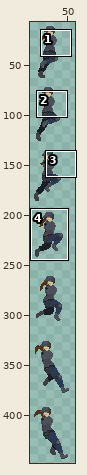
Sprite sheet -- Assets/Art/2D/Animations/Characters/Stealth Master/Base/Jump/Initiate/SM_BDY_Jump_RV.png. The first picture is a wide view before the edit; the outline marks the close-up.
Close-up. Before the edit:
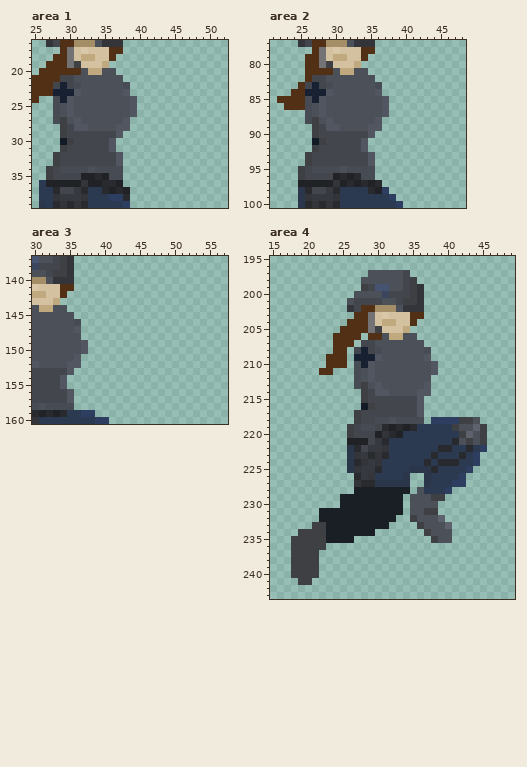
The file is 64x448 pixels. Colours within 5 levels of each other are drawn and written as one. Shown: area 1: x 25..52, y 16..39; area 2: x 21..48, y 77..100; area 3: x 30..57, y 137..160; area 4: x 15..49, y 195..243. The wide view leaves out empty margins. The commit also changed other parts of the picture, which this record leaves out.
After:
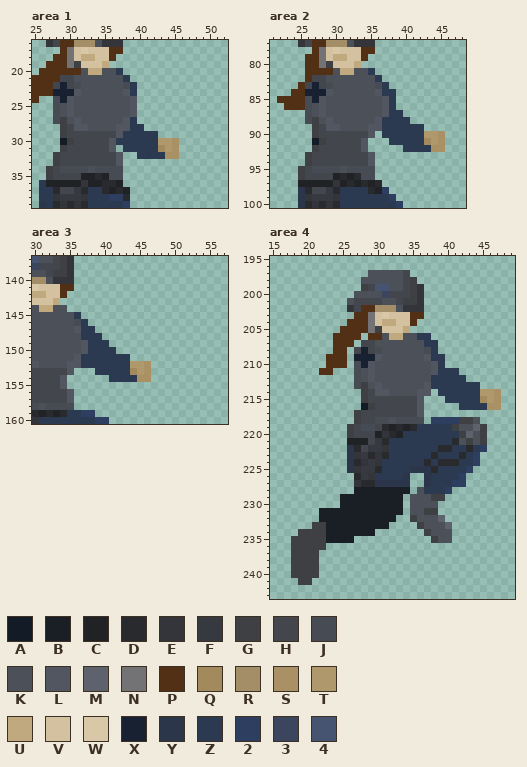
Palette (. is transparent): A #131b27  B #1a1e25  C #212225  D #292a2d  E #33353a  F #373940  G #3f4043  H #43464d  J #474b53  K #4c5059  L #525661  M #5d626d  N #737376  P #513016  Q #a28a5c  R #a38e67  S #a99165  T #b0986d  U #c0a97f  V #d3c19f  W #d9c8a8  X #172131  Y #2b364a  Z #2b3951  2 #2d3e61  3 #3b465e  4 #475471
Edits made:
Area 1:
Colour Q now appears in row 31 at x 43.
Colour S now appears in rows 30 to 31 at x 45; in row 32 at x 44 to 45.
Colour T now appears in row 30 at x 43 to 44; in row 31 at x 44.
Colour Z now appears in row 20 at x 37; in row 21 at x 38; in rows 22 to 23 at x 39; in row 27 at x 39; in row 28 at x 39 to 40; in row 29 at x 38 to 42.
Colour Z now appears in row 30 at x 37 to 42; in row 31 at x 38 to 42; in row 32 at x 40 to 43.
Area 2:
Colour Q now appears in row 91 at x 43.
Colour S now appears in rows 90 to 91 at x 45; in row 92 at x 44 to 45.
Colour T now appears in row 90 at x 43 to 44; in row 91 at x 44.
Colour Z now appears in row 81 at x 35; in row 82 at x 36; in row 83 at x 37; in row 84 at x 37 to 38; in rows 85 to 86 at x 38; in row 87 at x 38 to 39.
Colour Z now appears in row 88 at x 37 to 40; in rows 89 to 90 at x 37 to 42; in row 91 at x 38 to 42; in row 92 at x 40 to 43.
Area 3:
Colour Q now appears in row 153 at x 44.
Colour S now appears in rows 152 to 153 at x 46; in row 154 at x 45 to 46.
Colour T now appears in row 152 at x 44 to 45; in row 153 at x 45.
Colour Z now appears in row 145 at x 36; in row 146 at x 37; in row 147 at x 37 to 38; in row 148 at x 37 to 39; in row 149 at x 38 to 40; in row 150 at x 38 to 41.
Colour Z now appears in rows 151 to 152 at x 37 to 43; in row 153 at x 39 to 43; in row 154 at x 41 to 44.
Area 4:
Colour Q now appears in row 215 at x 45.
Colour S now appears in rows 214 to 215 at x 47; in row 216 at x 46 to 47.
Colour T now appears in row 214 at x 45 to 46; in row 215 at x 46.
Colour Z now appears in row 206 at x 36 to 37; in row 207 at x 37 to 38; in row 208 at x 38; in row 209 at x 38 to 39; in row 210 at x 39; in row 211 at x 39 to 41.
Colour Z now appears in row 212 at x 38 to 42; in row 213 at x 38 to 44; in row 214 at x 39 to 44; in row 215 at x 40 to 44; in row 216 at x 42 to 45.
Pixel boxes of the changes (left, top, right, bottom) in both close-ups:
added: (116, 68, 179, 159)
added: (368, 68, 445, 152)
added: (74, 312, 151, 382)
added: (417, 333, 501, 410)
